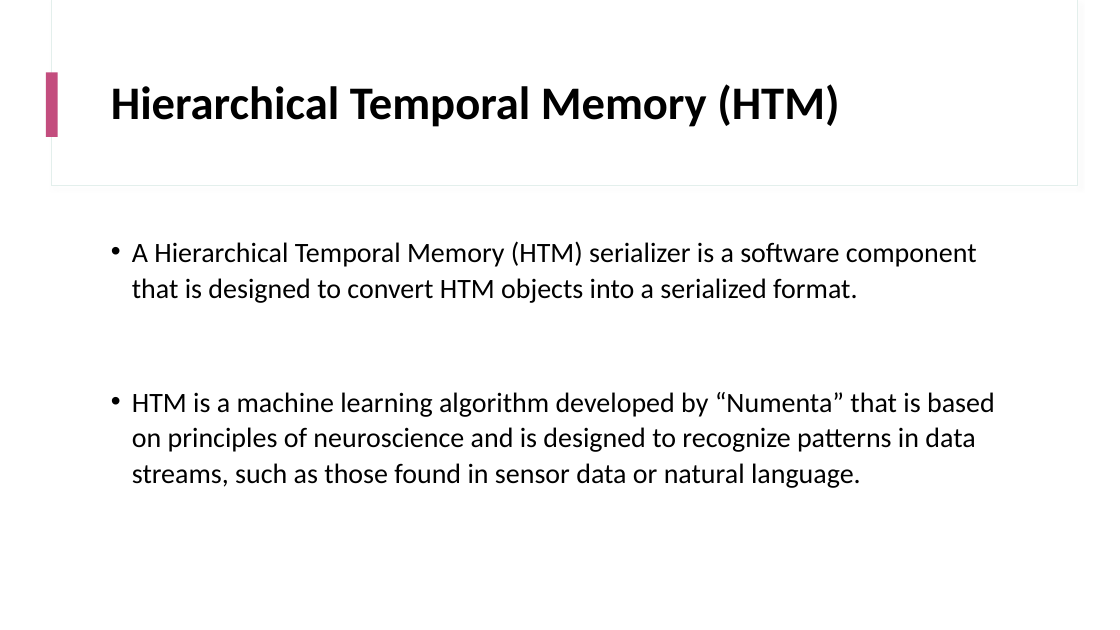
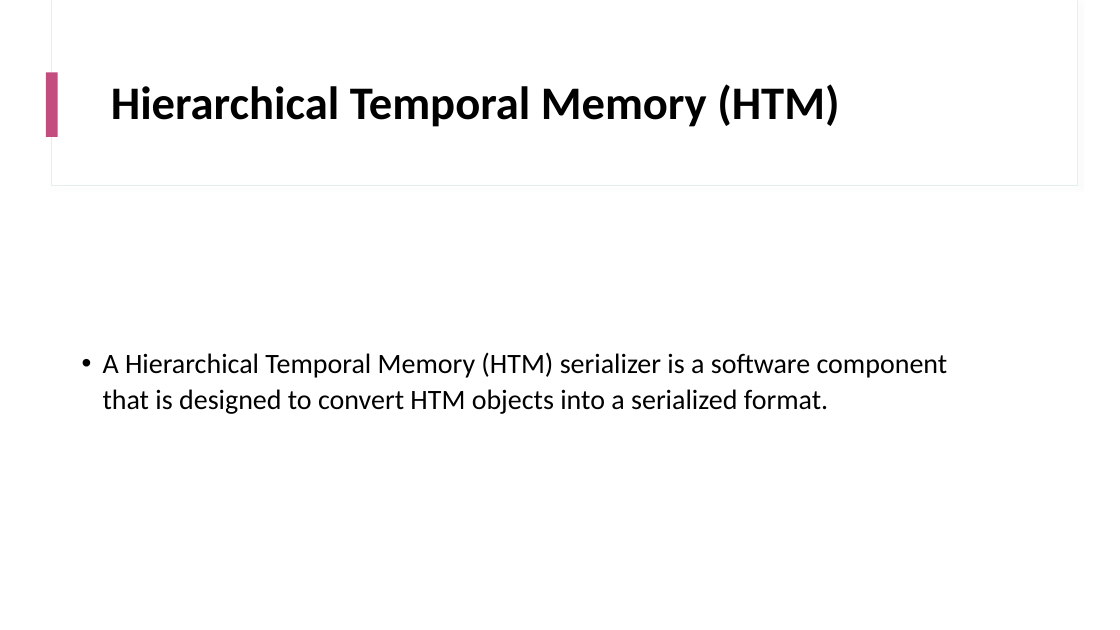
Before and after one commit to KandilKhaled/neocortexapi, a slide deck: slide 3 of Erdi_ProjectWork/Project_Presentation.pptx. Drawn at 1120x630 pixels with LibreOffice and Linux fonts; fonts in the diff are those of the drawing. Boxes give left, top, right and bottom in pixels: in the first picture for what was removed or moved away, otherwise in the second. Text is boxed around its words. In the diff, an @@ line names an element or a change of style, - is before the commit and + after.

```diff
--- a/Erdi_ProjectWork/Project_Presentation.pptx
+++ b/Erdi_ProjectWork/Project_Presentation.pptx
@@ text "A Hierarchical Temporal Memory (HTM) ..." moved from (x1=132, y1=241, x2=995, y2=488) to (x1=103, y1=352, x2=948, y2=414) @@
@@ text at (x1=132, y1=392, x2=995, y2=488): paragraph removed @@
-• HTM is a machine learning algorithm developed by “Numenta” that is based on principles of neuroscience and is designed to recognize patterns in data streams, such as those found in sensor data or natural language.
```
Also in this commit, not shown: 4 other slides changed.
